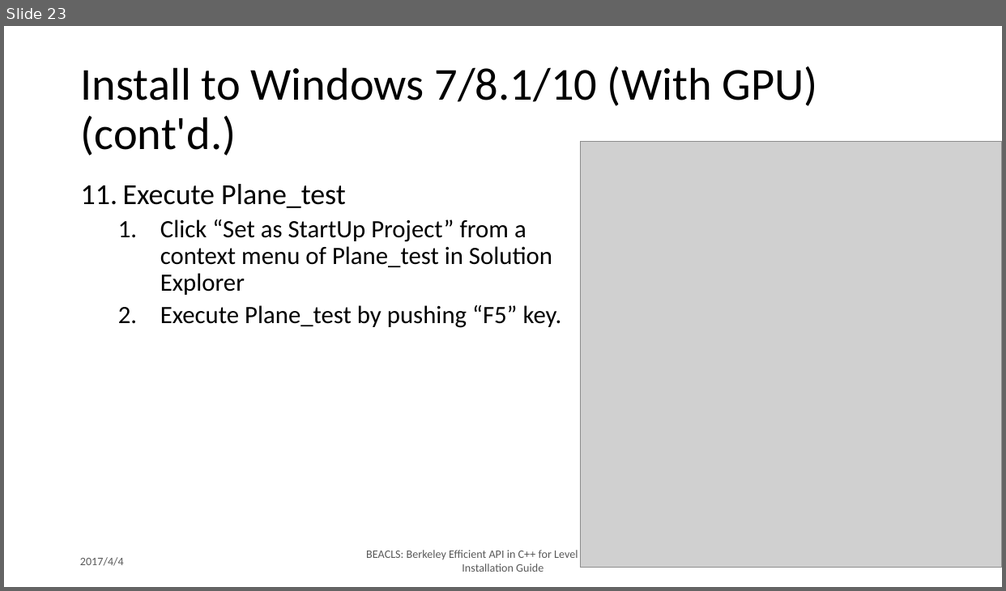
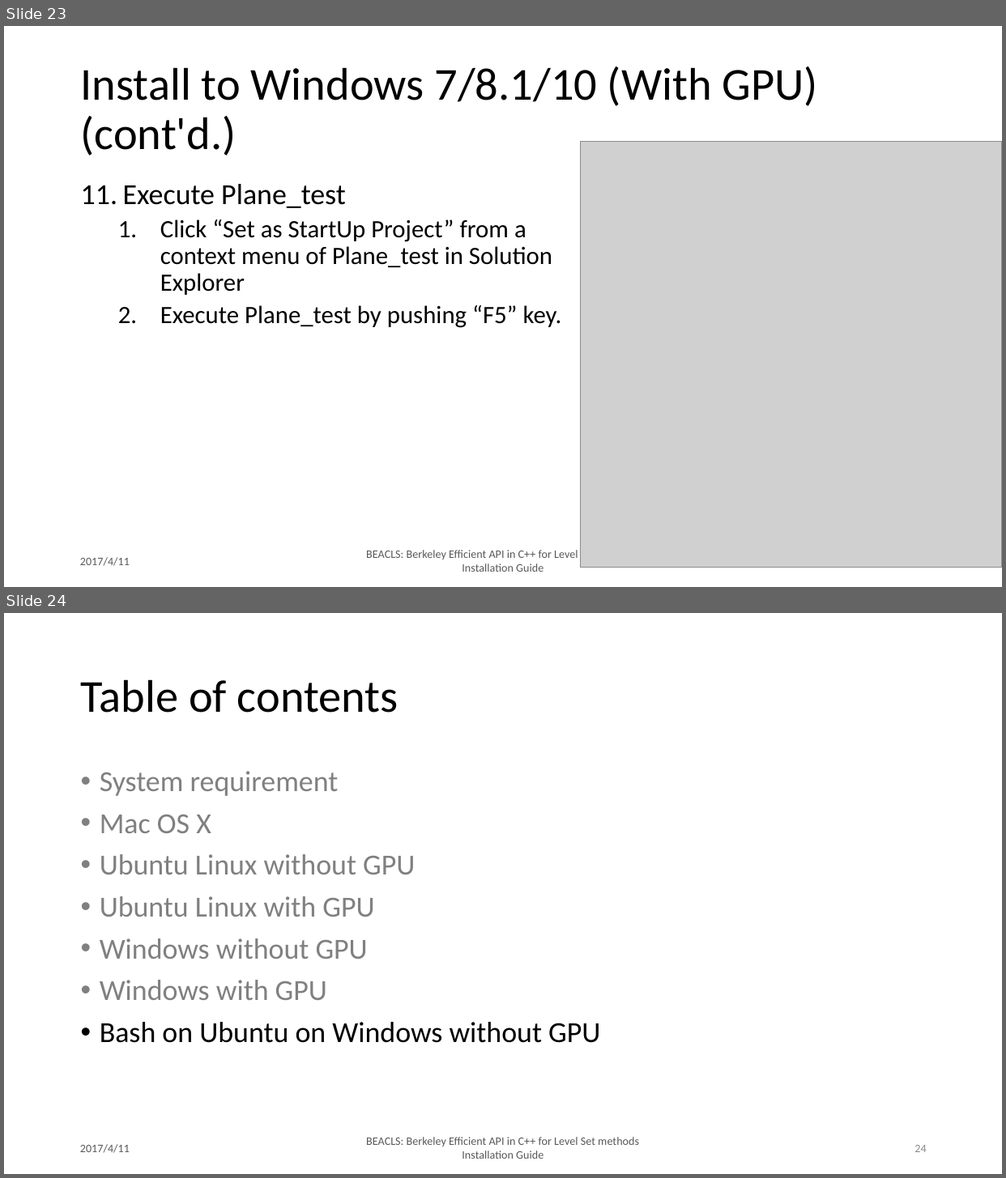
Before and after one commit to HJReachability/beacls, a slide deck: docs/slides/master/BEACLS_Installation_Guide.pptx. Shown one above the other, each under a label of ours: slide 23 before the commit, slides 23 and 24 after it. The pictures are 1006x591 and 1006x1178 pixels, drawn with LibreOffice and Linux fonts; fonts in the diff are those of the drawing; grey boxes stand for pictures. Boxes give left, top, right and bottom in pixels: in the first picture for what was removed or moved away, otherwise in the second. Text is boxed around its words. In the diff, an @@ line names an element or a change of style, - is before the commit and + after.

Commit message:
- Added installation guide for Bash on Ubuntu on Windows.

```diff
--- a/docs/slides/master/BEACLS_Installation_Guide.pptx
+++ b/docs/slides/master/BEACLS_Installation_Guide.pptx
@@ slide 24 added at bbox=[4, 613, 1002, 1174], background #FFFFFF @@
@@ title added at bbox=[81, 679, 398, 713], 44 pt, text #000000 @@
+Table of contents
@@ text added at bbox=[100, 771, 600, 1043], 28 pt, text #808080 @@
+• System requirement
+• Mac OS X
+• Ubuntu Linux without GPU
+• Ubuntu Linux with GPU
+• Windows without GPU
+• Windows with GPU
+• Bash on Ubuntu on Windows without GPU
@@ text added at bbox=[80, 1144, 130, 1153], 11 pt, text #595959 @@
+2017/4/11
@@ text added at bbox=[366, 1137, 639, 1159], 11 pt, text #595959 @@
+BEACLS: Berkeley Efficient API in C++ for Level Set methods Installation Guide
@@ page number added at bbox=[914, 1145, 926, 1152], 11 pt, text #8C8C8C @@
+24
@@ slide 23 changed as well @@
@@ text at bbox=[80, 557, 130, 566]: text changed @@
-2017/4/4
+2017/4/11
```
Also in this commit, not shown: 23 other slides changed, 3 other slides added, 1 other file.
